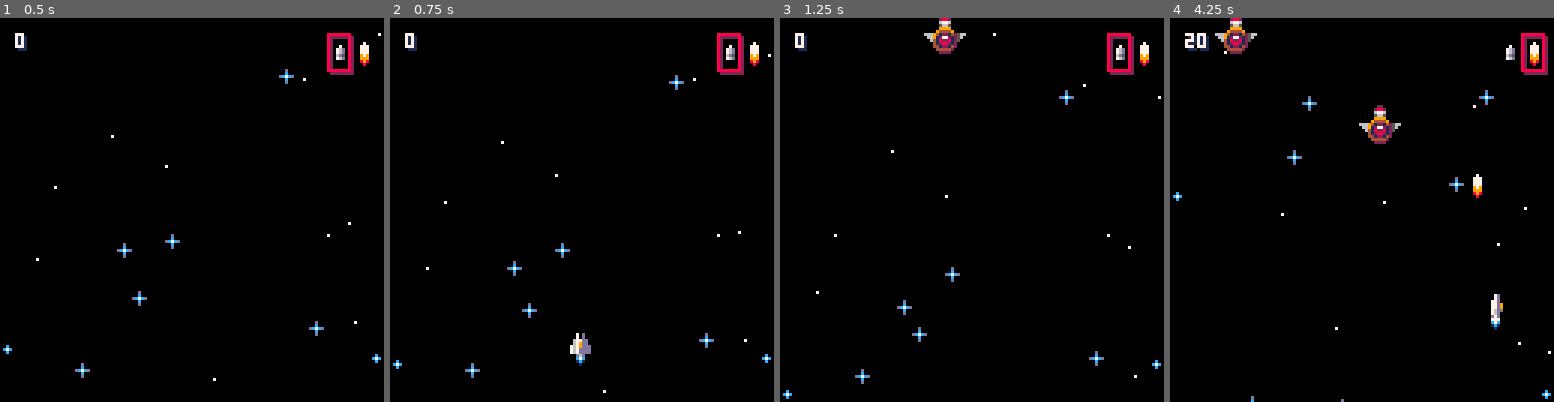
Above: before the commit, frames 1-4 (left to right).
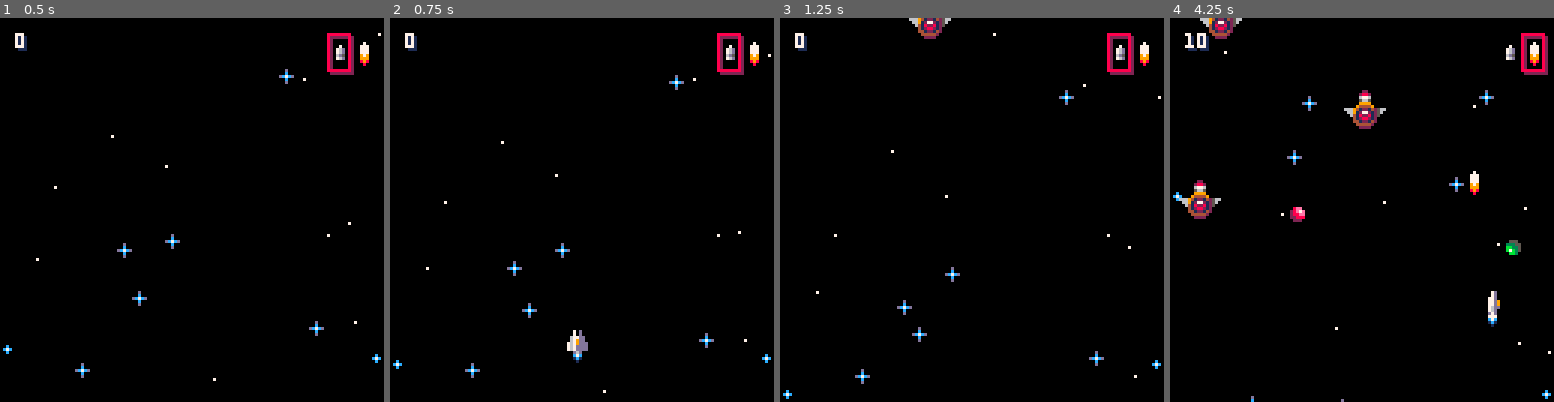
Above: after the commit, the same moments.

Repository: sroccaserra/shmup
Game: PICO-8 cartridge carts/shmup.p8
Same seed, same stepped clock (60 frames per second), same inputs: the game is played once before the commit and once after it.
Inputs:
- Up to frame 1 (0.5 s): tap X (X key) at 0.33 s
- Up to frame 2 (0.75 s): tap O (Z key) at 0.7 s
- Up to frame 3 (1.25 s): tap X (X key) at 1.07 s
- Up to frame 4 (4.25 s): hold Right 1.6-2.1 s; tap O (Z key) every 0.4 s from 1.7 to 4.1 s; tap X (X key) at 1.85, 2.97, 4.08 s; hold Up 2.15-2.42 s; hold Right 2.47-3.03 s; hold Left 3.08-3.58 s; hold Down 3.63-3.97 s; hold Right from 4.02 s (still down)

Frame 1 is identical in both runs. In frame 2, 0.3% of the frame differs, in the area x 46-53%, y 81-91%; in frame 3, 0.8%; in frame 4, 2.9%, in the area x 2-92%, y 0-82%.

Commit message:
Make (x, y) the top left corner of bounding boxes
(x, y) was the top left corner of the sprite, which made drawing easy
but collisions more complex. Using x, y as the top left corner of the
bounding box simplifies collisions and does not make drawing that much
more complex.

Diff:
--- a/carts/main.lua
+++ b/carts/main.lua
@@ -20,19 +20,18 @@
   x = 60,
   dx = 2,
   vx = 0,
-  w = 8,
+  w = 4,
+
   y = 128*3/5,
   dy = 2,
   start_dy = 1,
+  h = 6,
+
   a = 0,
   da = 0.05,
-  h = 8,
-  box = {
-    dx = 1,
-    dy = 1,
-    w = 4,
-    h = 6,
-  },
+
+  tile_dx = -1,
+  tile_dy = -1,
   starting_frames = 0,
 }
 
@@ -146,13 +145,13 @@
 
   local glow_y
   if 0 == frame_counter % 2 then
-    glow_y = 8
+    glow_y = 7
   else
-    glow_y = 7
-  end
-  spr(8, ship.x+2, ship.y+glow_y)
+    glow_y = 6
+  end
+  spr(8, ship.x + 1, ship.y + glow_y)
   local i = ship_frame_index_from_angle(ship.a)
-  spr(ship_frames[i], ship.x, ship.y)
+  spr(ship_frames[i], ship.x + ship.tile_dx, ship.y + ship.tile_dy)
 end
 
 function draw_ship_shots()
@@ -179,9 +178,9 @@
 function draw_enemies()
   for enemy in all(enemies) do
     if 0 == (frame_counter % 2) then
-      spr(enemy.tile-1, enemy.x+6, enemy.y)
-    end
-    spr(enemy.tile, enemy.x, enemy.y, 2, 2)
+      spr(enemy.tile-1, enemy.x+1, enemy.y+enemy.tile_dy)
+    end
+    spr(enemy.tile, enemy.x + enemy.tile_dx, enemy.y + enemy.tile_dy, 2, 2)
   end
 end
 
@@ -353,12 +352,10 @@
   tile = 6,
   rounds = 2,
   dy = -7,
-  box = {
-    dx = 0,
-    dy = 1,
-    w = 2,
-    h = 5,
-  },
+  w = 2,
+  h = 5,
+  tile_dx = 0,
+  tile_dy = -1,
 }
 pea_shot.__index = pea_shot
 
@@ -368,8 +365,8 @@
   end
 
   local shot = {
-    x = ship.x+2,
-    y = ship.y,
+    x = ship.x + 1,
+    y = ship.y - 1,
     age = 0,
   }
   setmetatable(shot, pea_shot)
@@ -381,19 +378,17 @@
     tile = 5,
     rounds = 2,
     dy = -10,
-    box = {
-      dx = 0,
-      dy = 1,
-      w = 2,
-      h = 8,
-    },
+    w = 2,
+    h = 8,
+    tile_dx = 0,
+    tile_dy = -1,
 }
 flame_shot.__index = flame_shot
 
 function flame_shoot()
   local shot = {
-    x = ship.x+2,
-    y = ship.y,
+    x = ship.x + 1,
+    y = ship.y - 1,
     age = 0,
   }
   setmetatable(shot, flame_shot)
@@ -402,15 +397,11 @@
 
 enemy = {
   tile = 27,
-  w = 8,
-  h = 8,
+  w = 5,
+  h = 6,
   fire_rate = 20,
-  box = {
-    dx = 5,
-    dy = 5,
-    w = 5,
-    h = 6,
-  },
+  tile_dx = -5,
+  tile_dy = -5,
 }
 enemy.__index = enemy
 
@@ -452,12 +443,8 @@
 bullet_tiles = {16, 17, 18, 19}
 bullet = {
   speed = 3,
-  box = {
-    dx = 0,
-    dy = 0,
-    w = 5,
-    h = 5,
-  }
+  w = 4,
+  h = 4,
 }
 bullet.__index = bullet
 
@@ -468,8 +455,8 @@
 
   local norm = sqrt((x2 - x1)*(x2 - x1) + (y2 - y1)*(y2 - y1))
   local instance = {
-    x = x1 - (bullet.box.dx + bullet.box.w/2),
-    y = y1 - (bullet.box.dy + bullet.box.h/2),
+    x = x1 - bullet.w/2,
+    y = y1 - bullet.h/2,
     dx = bullet.speed*(x2 - x1)/norm,
     dy = bullet.speed*(y2 - y1)/norm,
     tile_counter = 0,
@@ -490,8 +477,8 @@
   add(explosions, {
     life = #explosion_frames,
     i = 1,
-    x = boxed.x + boxed.box.dx,
-    y = boxed.y + boxed.box.dy,
+    x = boxed.x + boxed.w/2 - 4,
+    y = boxed.y + boxed.h/2 - 4,
   })
 end
 
@@ -509,46 +496,22 @@
 end
 
 function collides_with(a, b)
-  local xa = a.x + a.box.dx
-  local ya = a.y + a.box.dy
-  local xb = b.x + b.box.dx
-  local yb = b.y + b.box.dy
-  return xa < xb + b.box.w and
-     xa + a.box.w > xb and
-     ya < yb + b.box.h and
-     a.box.h + ya > yb
-end
-
-function box(boxed)
-  local x1 = boxed.x + boxed.box.dx
-  local y1 = boxed.y + boxed.box.dy
-  local x2 = x1 + boxed.box.w
-  local y2 = y1 + boxed.box.h
-
-  return x1, y1, x2, y2
+  return a.x < b.x + b.w and
+     a.x + a.w > b.x and
+     a.y < b.y + b.h and
+     a.h + a.y > b.y
 end
 
 function center(boxed)
-  local x1, y1, x2, y2 = box(boxed)
-  return (x1 + x2)/2, (y1 + y2)/2
+  return boxed.x + boxed.w/2, boxed.y + boxed.h/2
 end
 
 function is_in_screen(boxed)
-  local x1 = boxed.x + boxed.box.dx
-  local y1 = boxed.y + boxed.box.dy
-  local x2 = x1 + boxed.box.w
-  local y2 = y1 + boxed.box.h
-
-  return x1 > 0 and y1 > 0 and
-         x2 < 127 and y2 < 127
+  return boxed.x > 0 and boxed.y > 0 and
+         boxed.x + boxed.w < 127 and boxed.y + boxed.h < 127
 end
 
 function is_off_screen(boxed)
-  local x1 = boxed.x + boxed.box.dx
-  local y1 = boxed.y + boxed.box.dy
-  local x2 = x1 + boxed.box.w
-  local y2 = y1 + boxed.box.h
-
-  return x1 > 128 or y1 > 128 or
-         x2 < 0 or y2 < 0
-end
+  return boxed.x > 128 or boxed.y > 128 or
+         boxed.x + boxed.w < 0 or boxed.y + boxed.h < 0
+end
